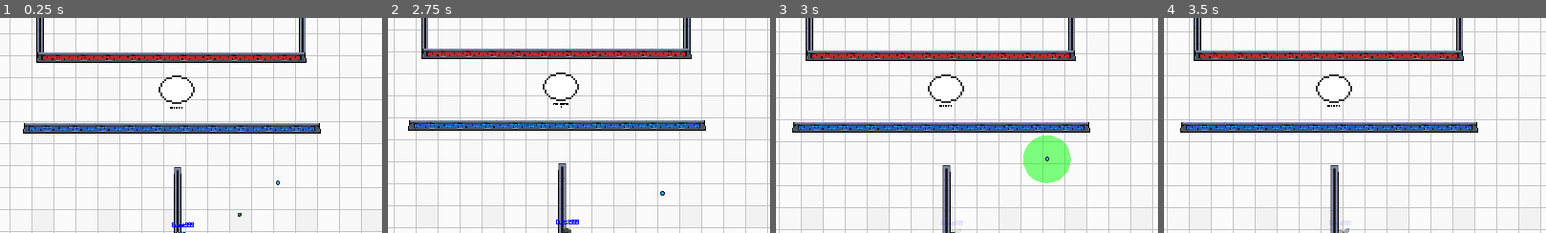
Above: before the commit, frames 1-4 (left to right).
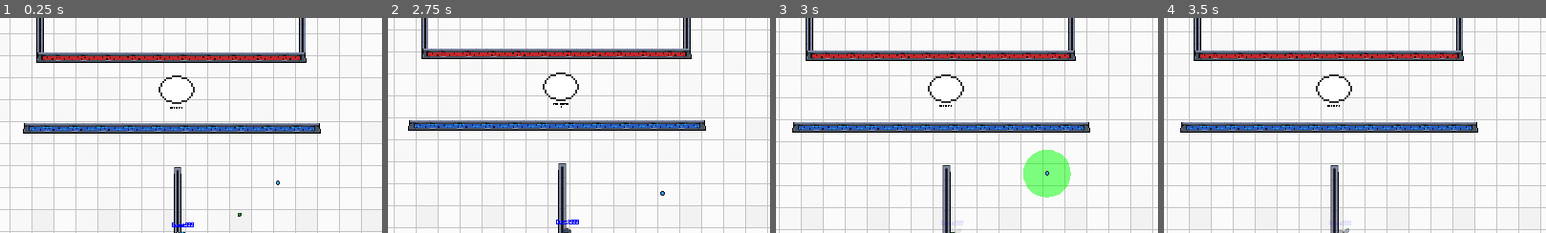
Above: after the commit, the same moments.

Repository: MarshallJDem/SuperCTF
Game: Godot game, scene res://GameContent/Main.tscn
The game is run twice, just before and just after one commit, with the same random seed, the same clock (stepped at 60 frames per second) and the same inputs. This scene is started directly instead of the project's main scene. Sound files missing from this copy of the repository are replaced by a short silence.
Inputs (mouse positions are % of the whole screen's width and height, from its top left):
- Up to frame 1 (0.25 s): no input
- Up to frame 2 (2.75 s): click (15, 63) at 0.52 s; type "12" at 0.6 s; tap Enter at 1.25 s; move the mouse to (72, 45) at 1.27 s; press the mouse at (72, 45) at 1.28 s; hold Right 1.28-2.03 s; tap Space at 1.52, 2, 2.27 s; move the mouse to (30, 55) at 2.02 s; release the mouse at (30, 55) at 2.03 s; hold Down from 2.03 s (still down); right-click (30, 55) at 2.1 s
- Up to frame 3 (3 s): tap Enter at 2.75 s; move the mouse to (60, 28) at 2.77 s; release Down at 2.78 s; hold Right from 2.78 s (still down); hold E from 2.78 s (still down)
- Up to frame 4 (3.5 s): keep holding Right; keep holding E
The pictures show only the part of the screen within x 27-77%, y 0-50%; the shares and areas given below are measured in that part.

Frames 1-2 are identical in both runs. In frame 3, 1.7% of the frame differs, in the area x 64-78%, y 54-84%; in frame 4, nothing differs.

Commit message:
Compensated detonation timer for lag compensation

Diff:
--- a/GameContent/Demo.gd
+++ b/GameContent/Demo.gd
@@ -13,12 +13,17 @@
 	#$Animation_Timer.connect("timeout", self, "_animation_timer_ended");
 	# If the master of this bullet is not the local master player, then this is a puppet
 	if !Globals.testing and get_tree().get_network_unique_id() != get_network_master():
-		puppet_state = Puppet_State.Puppet;
 		if get_tree().is_network_server():
 			puppet_state = Puppet_State.Server;
+		else:
+			puppet_state = Puppet_State.Puppet;
+			$Detonation_Timer.wait_time += (Globals.player_lerp_time * 2)/1000.0;
 	if puppet_state == Puppet_State.Master:
 		$Lag_Comp_Timer.wait_time *= 3;
+		$Detonation_Timer.wait_time -= (Globals.player_lerp_time * 2)/1000.0;
+
 	$Lag_Comp_Timer.start();
+	$Detonation_Timer.start();
 	$Area2D.monitorable = false;
 	print(puppet_state);
 func _detonation_timer_ended():
--- a/GameContent/Demo.tscn
+++ b/GameContent/Demo.tscn
@@ -33,7 +33,6 @@
 [node name="Detonation_Timer" type="Timer" parent="."]
 wait_time = 3.0
 one_shot = true
-autostart = true
 
 [node name="Death_Timer" type="Timer" parent="."]
 wait_time = 0.5
